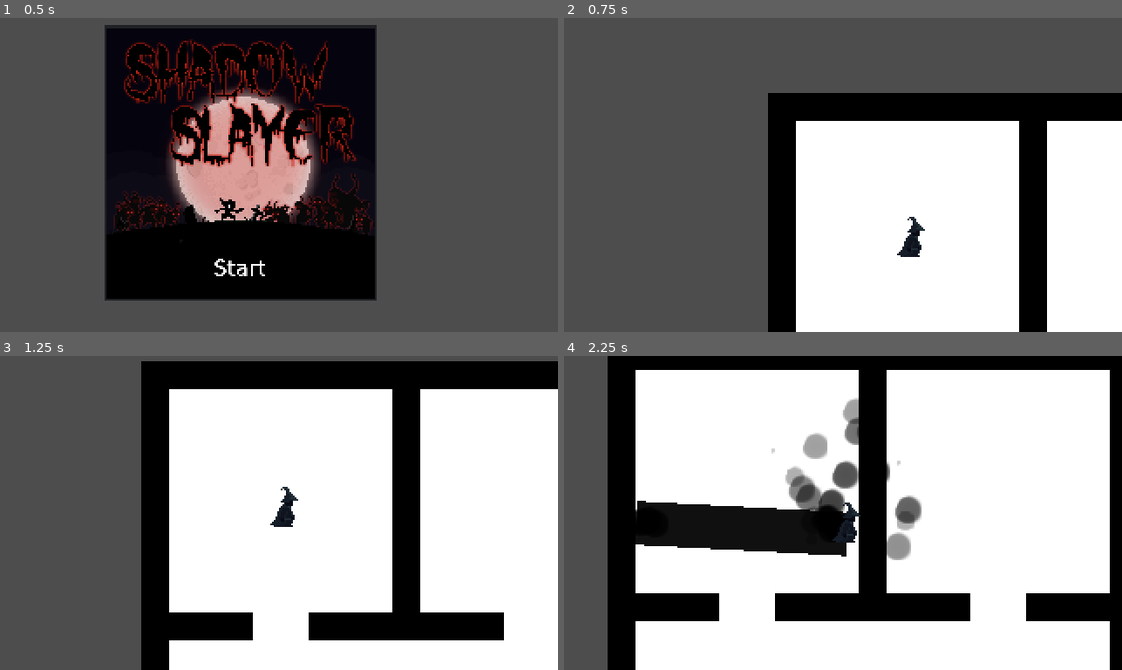
Above: before the commit, frames 1-4 (two rows, left to right).
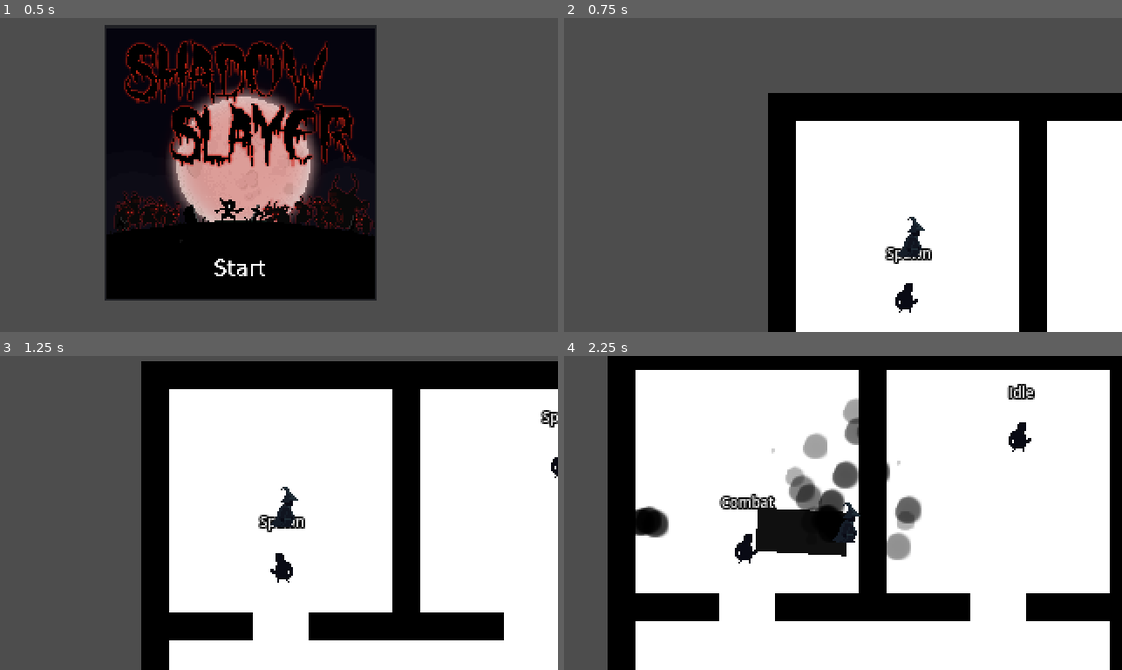
Above: after the commit, the same moments.

Repository: vyxul/Shadow-Eclipse
Game: Godot game, scene res://GameFiles/Scenes/Menu/StartScreen.tscn
The game is run twice, just before and just after one commit, with the same random seed, the same clock (stepped at 60 frames per second) and the same inputs.
Inputs (mouse positions are in pixels of both pictures, inside the frame that each line leads up to):
- Up to frame 1 (0.5 s): no input
- Up to frame 2 (0.75 s): click (803, 266) at 0.5 s
- Up to frame 3 (1.25 s): no input
- Up to frame 4 (2.25 s): move the mouse to (965, 497) at 1.27 s; hold D (right) 1.28-2.03 s; tap R (r) at 1.35 s; tap X (x) at 1.55, 2.1 s; move the mouse to (731, 528) at 2.02 s; hold S (down) from 2.03 s (still down)

Frame 1 is identical in both runs. In frame 2, 0.4% of the frame differs, in the area x 57-66%, y 72-94%; in frame 3, 0.6%; in frame 4, 3.4%, in the area x 12-85%, y 8-67%.
Error before the commit: Parse Error: Identifier "on_conversion_hp_depleted" not declared in the current scope. (res://GameFiles/Game)

Commit message:
Merge Conflicts
Merge

Diff:
--- a/GameFiles/Game Objects/Characters/NPC/bandit.tscn
+++ b/GameFiles/Game Objects/Characters/NPC/bandit.tscn
@@ -1,7 +1,7 @@
 [gd_scene load_steps=19 format=3 uid="uid://dimxkh5vbaxfx"]
 
 [ext_resource type="Script" path="res://GameFiles/Game Objects/Characters/NPC/npc.gd" id="1_eque4"]
-[ext_resource type="PackedScene" uid="uid://b25iseq2d0dnd" path="res://GameFiles/Game Objects/Components/health_component.tscn" id="2_qnwby
+[ext_resource type="PackedScene" uid="uid://b25iseq2d0dnd" path="res://GameFiles/Game Objects/Components/health_component.tscn" id="2_qnwby"]
 [ext_resource type="PackedScene" uid="uid://crnse58x3gauc" path="res://GameFiles/Game Objects/Components/conversion_component.tscn" id="3_12554"]
 [ext_resource type="PackedScene" uid="uid://ydmxubnmay2o" path="res://GameFiles/Game Objects/Components/hurtbox_component.tscn" id="4_nn6pb"]
 [ext_resource type="PackedScene" uid="uid://bx64g1nxqnxx8" path="res://GameFiles/Game Objects/Components/search_radius.tscn" id="5_46yan"]
@@ -63,7 +63,6 @@
 collision_layer = 2
 collision_mask = 3
 motion_mode = 1
-wall_min_slide_angle = 0.0
 script = ExtResource("1_eque4")
 faction = 1
 animation_player = NodePath("AnimationPlayer")
@@ -93,7 +92,8 @@
 
 [node name="SearchRadius" parent="." instance=ExtResource("5_46yan")]
 position = Vector2(-1, 2)
-tracked_enemies_range = 110.0
+tracked_enemies_range = 60.0
+discovery_range = 50.0
 
 [node name="StateMachine" parent="." node_paths=PackedStringArray("this_entity", "initial_state", "hurtbox_component", "health_component", "conversion_component", "search_radius", "state_label") instance=ExtResource("5_ibxij")]
 this_entity = NodePath("..")
@@ -121,14 +121,7 @@
 script = ExtResource("10_ob4bv")
 
 [node name="FollowState" type="Node" parent="StateMachine"]
-script = ExtResource("12_x8bcf")
-
-[node name="NavigationAgent2D" type="NavigationAgent2D" parent="."]
-path_desired_distance = 8.0
-debug_enabled = true
-
-[node name="NavigationTimer" type="Timer" parent="."]
-wait_time = 0.1
+script = ExtResource("12_jp6ml")
 
 [node name="StateLabel" type="Label" parent="."]
 offset_left = -28.3333
@@ -147,3 +140,7 @@
 hframes = 13
 vframes = 6
 frame = 4
+
+[node name="NavigationAgent2D" type="NavigationAgent2D" parent="."]
+
+[node name="NavigationTimer" type="Timer" parent="."]
--- a/GameFiles/Game Objects/Characters/NPC/npc.gd
+++ b/GameFiles/Game Objects/Characters/NPC/npc.gd
@@ -9,7 +9,6 @@
 
 
 func _ready():
-	conversion_component.conversion_hp_depleted.connect(on_conversion_hp_depleted)
 	hurtboxComponent.SetConversionComponent(conversion_component)
 
 func _process(delta):
--- a/GameFiles/Game Objects/Components/conversion_component.gd
+++ b/GameFiles/Game Objects/Components/conversion_component.gd
@@ -9,10 +9,11 @@
 @export var max_conversion_hp: int = 1
 @export var current_conversion_hp: int = 1
 @export var start_at_max_conversion_hp: bool = true
+@export var CanParentBecomeFollower: bool = true
 
 var converted: bool = false
 
-var this_entity: NonPlayerCharacter
+var this_entity: Node2D
 var player: Player
 var follow_marker: Marker2D
 
@@ -32,12 +33,13 @@
 		player = get_tree().get_first_node_in_group("player") as Player
 		follow_marker = player.get_empty_follower_slot()
 
-		if !follow_marker:
-			no_follow_slot_available.emit(this_entity)
+		if CanParentBecomeFollower:
+			if !follow_marker:
+				no_follow_slot_available.emit(this_entity)
 
-		else:
-			player.set_follower_slot(follow_marker, this_entity)
-			new_follower_added.emit(this_entity)
+			else:
+				player.set_follower_slot(follow_marker, this_entity)
+				new_follower_added.emit(this_entity)
 
 
 func conversion_damage(convert_dmg: int):
--- a/GameFiles/Game Objects/Components/conversion_component.tscn
+++ b/GameFiles/Game Objects/Components/conversion_component.tscn
@@ -4,6 +4,3 @@
 
 [node name="ConversionComponent" type="Node"]
 script = ExtResource("1_xcnp2")
-max_conversion_hp = null
-current_conversion_hp = null
-start_at_max_conversion_hp = null
--- a/GameFiles/Game Objects/Fountain/Fountain.tscn
+++ b/GameFiles/Game Objects/Fountain/Fountain.tscn
@@ -71,6 +71,7 @@
 
 [node name="ConversionComponent" parent="." instance=ExtResource("4_fxn5n")]
 current_conversion_hp = 3
+CanParentBecomeFollower = false
 
 [node name="HealthComponent" parent="." instance=ExtResource("5_vuy3c")]
 max_health_points = 40.0
Not shown: 1 places in GameFiles/Game Objects/Characters/NPC/bandit.tscn that only renumber resources
Not shown: 1 places in GameFiles/Game Objects/Characters/Player/player.tscn that only renumber resources
Not shown: 1 places in GameFiles/Game Objects/Fountain/Fountain.tscn that only renumber resources
